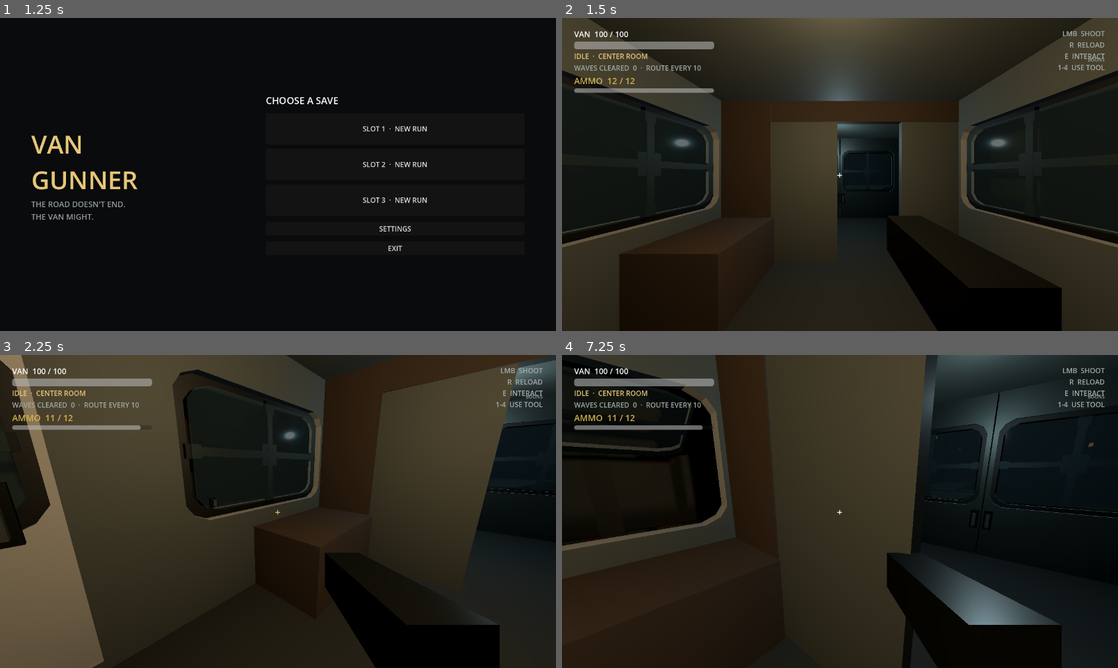
Above: before the commit, frames 1-4 (two rows, left to right).
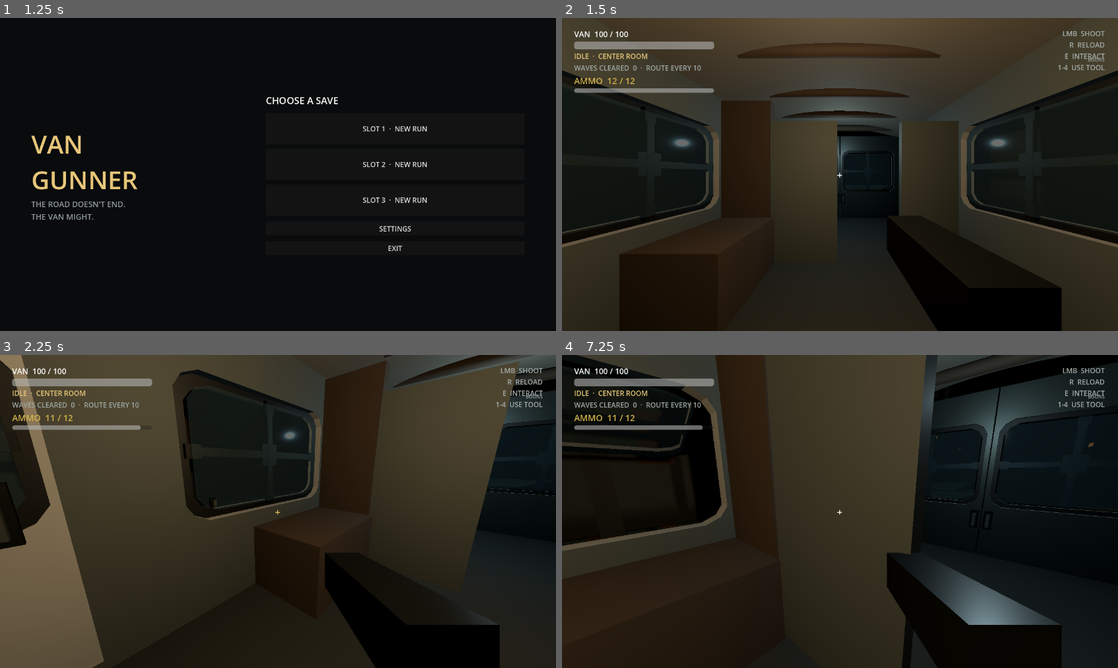
Above: after the commit, the same moments.

Repository: SebastianFreitas/van-gunner
Game: Godot game, scene res://scenes/boot/boot.tscn
Two runs of this game, one before a commit and one after it. Both use one fixed random seed, a clock stepped at 60 frames per second and the inputs below.
Inputs (mouse positions are in pixels of both pictures, inside the frame that each line leads up to):
- Up to frame 1 (1.25 s): tap Enter at 0.5 s; move the mouse to (400, 158) at 0.52 s; hold D (move_right) from 0.53 s (still down); hold E (interact) from 0.53 s (still down)
- Up to frame 2 (1.5 s): release D (move_right) at 1.25 s; release E (interact) at 1.25 s; click "SLOT 1 · NEW RUN" at 1.25 s
- Up to frame 3 (2.25 s): tap Space at 2 s; move the mouse to (250, 511) at 2.02 s; hold W (move_forward) from 2.03 s (still down); click (250, 511) at 2.1 s
- Up to frame 4 (7.25 s): move the mouse to (851, 505) at 2.77 s; hold 1 (use_slot_1) 2.78-3.53 s; move the mouse to (834, 517) at 3.52 s; tap 2 (use_slot_2) at 3.6 s; tap Enter at 4.25 s; move the mouse to (878, 514) at 4.27 s; hold 3 (use_slot_3) 4.28-5.03 s; move the mouse to (795, 508) at 5.02 s; tap 4 (use_slot_4) at 5.1 s; move the mouse to (845, 511) at 5.77 s; tap Tab at 5.85 s; tap Space at 6.5 s; move the mouse to (817, 505) at 6.52 s; release W (move_forward) at 6.53 s; hold D (move_right) from 6.53 s (still down); tap E (interact) at 6.6 s

Frame 1 is identical in both runs. In frame 2, 9.5% of the frame differs, in the area x 4-96%, y 0-38%; in frame 3, 2.6%; in frame 4, 2.1%.

Commit message:
Replace the flat van roof with a procedural barrel vault and vigas.
Co-authored-by: Cursor <cursoragent@cursor.com>

Diff:
--- a/scenes/van/van.tscn
+++ b/scenes/van/van.tscn
@@ -22,6 +22,7 @@
 [ext_resource type="Script" uid="uid://cq8sidewininteract" path="res://scripts/run/side_window_interact.gd" id="24"]
 [ext_resource type="Script" path="res://scripts/run/van_lighting.gd" id="21"]
 [ext_resource type="PackedScene" path="res://scenes/van/iron_cross.tscn" id="22"]
+[ext_resource type="PackedScene" path="res://scenes/van/van_ceiling.tscn" id="25"]
 
 [sub_resource type="Environment" id="IndustrialEnvironment"]
 background_mode = 1
@@ -52,6 +53,10 @@
 metallic = 0.35
 roughness = 0.72
 
+[sub_resource type="StandardMaterial3D" id="CeilingMaterial"]
+albedo_color = Color(0.32, 0.30, 0.27, 1)
+roughness = 0.88
+
 [sub_resource type="BoxMesh" id="SideRailMesh"]
 size = Vector3(0.18, 1.05, 6.9)
 
@@ -208,10 +213,9 @@
 transform = Transform3D(1, 0, 0, 0, 1, 0, 0, 0, 1, 0, -0.125, 0)
 shape = SubResource("FloorShape")
 
-[node name="Roof" type="MeshInstance3D" parent="TravelPath/VanFollow/VanRig/Interior/Shell" unique_id=1700144643]
-transform = Transform3D(1, 0, 0, 0, 1, 0, 0, 0, 1, 0, 3.15, 0)
-material_override = SubResource("WallMaterial")
-mesh = SubResource("FloorMesh")
+[node name="Ceiling" parent="TravelPath/VanFollow/VanRig/Interior/Shell" unique_id=1700144643 instance=ExtResource("25")]
+ceiling_material = SubResource("CeilingMaterial")
+viga_material = SubResource("TableMaterial")
 
 [node name="LeftLowerRail" type="MeshInstance3D" parent="TravelPath/VanFollow/VanRig/Interior/Shell" unique_id=339440941]
 transform = Transform3D(1, 0, 0, 0, 1, 0, 0, 0, 1, -2.31, 0.525, 1.2)
@@ -1125,30 +1129,6 @@
 [node name="CollisionShape3D" type="CollisionShape3D" parent="TravelPath/VanFollow/VanRig/Interior/Node3D/Wood Panel" unique_id=2093882801]
 transform = Transform3D(1, 0, 0, 0, 1, 0, 0, 0, 1, 1.8457098, 1.5361853, 1.000632)
 shape = SubResource("BoxShape3D_rerjn")
-
-[node name="Wood Panel2" type="StaticBody3D" parent="TravelPath/VanFollow/VanRig/Interior/Node3D" unique_id=451288474]
-transform = Transform3D(1, 0, 0, 0, 1, 0, 0, 0, 1, 0.91064733, 2.8460054, 0.99322635)
-
-[node name="MeshInstance3D" type="MeshInstance3D" parent="TravelPath/VanFollow/VanRig/Interior/Node3D/Wood Panel2" unique_id=469999274]
-transform = Transform3D(1, 0, 0, 0, 0.37475312, 0, 0, 0, 0.17593229, -1.0201496, -0.0015554428, 0)
-material_override = SubResource("TableMaterial")
-mesh = SubResource("BoxMesh_1xds0")
-
-[node name="CollisionShape3D" type="CollisionShape3D" parent="TravelPath/VanFollow/VanRig/Interior/Node3D/Wood Panel2" unique_id=2123692075]
-transform = Transform3D(1, 0, 0, 0, 1, 0, 0, 0, 1, -1.0043945, 0.1472168, 0.0017089248)
-shape = SubResource("BoxShape3D_fn8fd")
-
-[node name="Wood Panel3" type="StaticBody3D" parent="TravelPath/VanFollow/VanRig/Interior/Node3D" unique_id=1947376701]
-transform = Transform3D(1, 0, 0, 0, 1, 0, 0, 0, 1, 0.53061956, 2.8460054, -4.6781487)
-
-[node name="MeshInstance3D" type="MeshInstance3D" parent="TravelPath/VanFollow/VanRig/Interior/Node3D/Wood Panel3" unique_id=382789366]
-transform = Transform3D(1, 0, 0, 0, 0.37475312, 0, 0, 0, 0.17593229, -0.5326923, -0.0015554428, 0)
-material_override = SubResource("TableMaterial")
-mesh = SubResource("BoxMesh_1xds0")
-
-[node name="CollisionShape3D" type="CollisionShape3D" parent="TravelPath/VanFollow/VanRig/Interior/Node3D/Wood Panel3" unique_id=937013675]
-transform = Transform3D(1, 0, 0, 0, 1, 0, 0, 0, 1, -0.5275879, 0.1472168, 0.0017089844)
-shape = SubResource("BoxShape3D_fn8fd")
 
 [node name="EnemyContainer" type="Node3D" parent="TravelPath/VanFollow/VanRig" unique_id=431859998]
 
--- /dev/null
+++ b/scenes/van/van_ceiling.tscn
@@ -0,0 +1,6 @@
+[gd_scene load_steps=2 format=3]
+
+[ext_resource type="Script" path="res://scripts/run/van_ceiling.gd" id="1"]
+
+[node name="VanCeiling" type="Node3D"]
+script = ExtResource("1")
--- /dev/null
+++ b/scripts/run/van_ceiling.gd
@@ -0,0 +1,132 @@
+class_name VanCeiling
+extends Node3D
+
+## Barrel-vault interior ceiling with exposed wooden vigas (Southwestern-style beams).
+
+@export var span_x := 4.72
+@export var span_z := 9.4
+@export var edge_height := 3.02
+@export var peak_rise := 0.38
+@export var x_segments := 20
+@export var z_segments := 40
+@export var viga_spacing := 1.35
+@export var viga_radius := 0.105
+@export var viga_length := 4.76
+@export var ceiling_material: Material
+@export var viga_material: Material
+@export var rebuild_on_ready := true
+
+var _built := false
+
+
+func _ready() -> void:
+	if rebuild_on_ready:
+		rebuild()
+
+
+func rebuild() -> void:
+	for child in get_children():
+		child.queue_free()
+	_built = false
+	_build()
+
+
+func _build() -> void:
+	if _built:
+		return
+	_built = true
+
+	var ceiling_mat := ceiling_material if ceiling_material else _default_ceiling_material()
+	var viga_mat := viga_material if viga_material else _default_viga_material()
+
+	var vault := MeshInstance3D.new()
+	vault.name = "Vault"
+	vault.mesh = _build_vault_mesh()
+	vault.material_override = ceiling_mat
+	vault.cast_shadow = GeometryInstance3D.SHADOW_CASTING_SETTING_ON
+	add_child(vault)
+
+	_build_vigas(viga_mat)
+
+
+func _build_vault_mesh() -> ArrayMesh:
+	var st := SurfaceTool.new()
+	st.begin(Mesh.PRIMITIVE_TRIANGLES)
+
+	var half_x := span_x * 0.5
+	var half_z := span_z * 0.5
+	var verts: Array = []
+
+	for iz in range(z_segments + 1):
+		var row: Array = []
+		var z := lerpf(-half_z, half_z, float(iz) / float(z_segments))
+		for ix in range(x_segments + 1):
+			var x := lerpf(-half_x, half_x, float(ix) / float(x_segments))
+			var t := absf(x) / half_x
+			var y := edge_height + peak_rise * (1.0 - t * t)
+			row.append(Vector3(x, y, z))
+		verts.append(row)
+
+	for iz in range(z_segments):
+		for ix in range(x_segments):
+			var v00: Vector3 = verts[iz][ix]
+			var v10: Vector3 = verts[iz][ix + 1]
+			var v01: Vector3 = verts[iz + 1][ix]
+			var v11: Vector3 = verts[iz + 1][ix + 1]
+			# Winding faces the room interior (normals point downward).
+			st.add_vertex(v00)
+			st.add_vertex(v01)
+			st.add_vertex(v10)
+			st.add_vertex(v10)
+			st.add_vertex(v01)
+			st.add_vertex(v11)
+
+	st.generate_normals()
+	return st.commit()
+
+
+func _build_vigas(material: Material) -> void:
+	var half_z := span_z * 0.5
+	var margin := viga_spacing * 0.45
+	var z := -half_z + margin
+	var index := 0
+
+	while z <= half_z - margin * 0.5:
+		_add_viga(index, z, material)
+		z += viga_spacing
+		index += 1
+
+
+func _add_viga(index: int, z_pos: float, material: Material) -> void:
+	var cyl := CylinderMesh.new()
+	cyl.top_radius = viga_radius * 0.92
+	cyl.bottom_radius = viga_radius
+	cyl.height = viga_length
+	cyl.radial_segments = 10
+
+	var t := absf(z_pos) / (span_z * 0.5)
+	var arch_y := edge_height + peak_rise * (1.0 - t * t * 0.35)
+	var center_y := arch_y - viga_radius * 0.35
+
+	var mi := MeshInstance3D.new()
+	mi.name = "Viga_%d" % index
+	mi.mesh = cyl
+	mi.rotation_degrees = Vector3(0.0, 0.0, 90.0)
+	mi.position = Vector3(0.0, center_y, z_pos)
+	mi.material_override = material
+	mi.cast_shadow = GeometryInstance3D.SHADOW_CASTING_SETTING_ON
+	add_child(mi)
+
+
+func _default_ceiling_material() -> StandardMaterial3D:
+	var mat := StandardMaterial3D.new()
+	mat.albedo_color = Color(0.32, 0.30, 0.27, 1.0)
+	mat.roughness = 0.88
+	return mat
+
+
+func _default_viga_material() -> StandardMaterial3D:
+	var mat := StandardMaterial3D.new()
+	mat.albedo_color = Color(0.18, 0.13, 0.085, 1.0)
+	mat.roughness = 0.85
+	return mat
Not shown, added: scripts/run/van_ceiling.gd.uid
